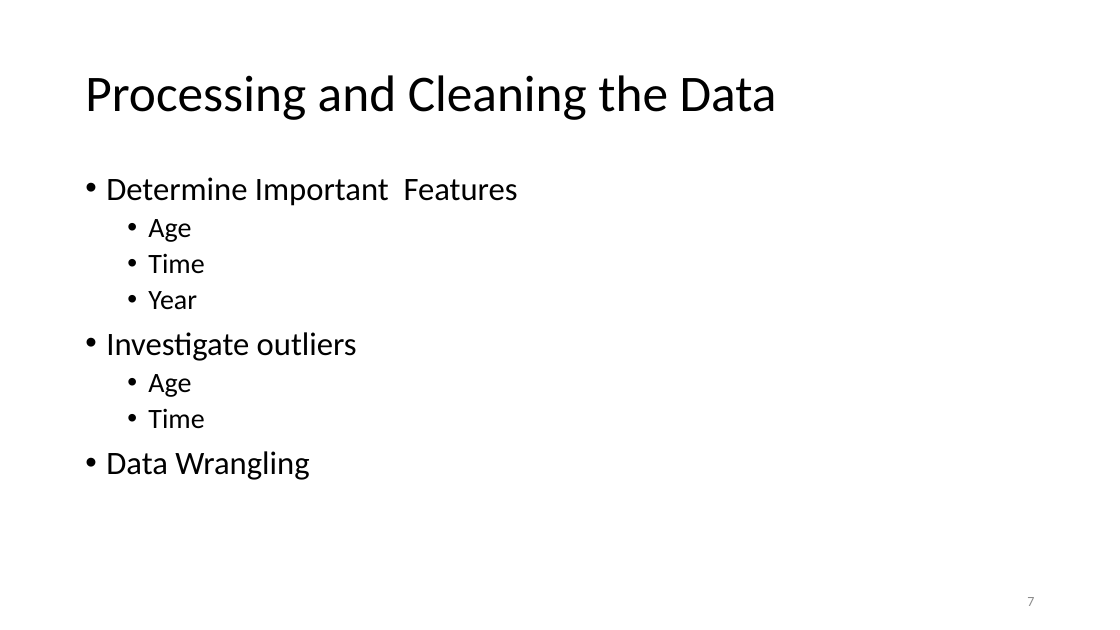
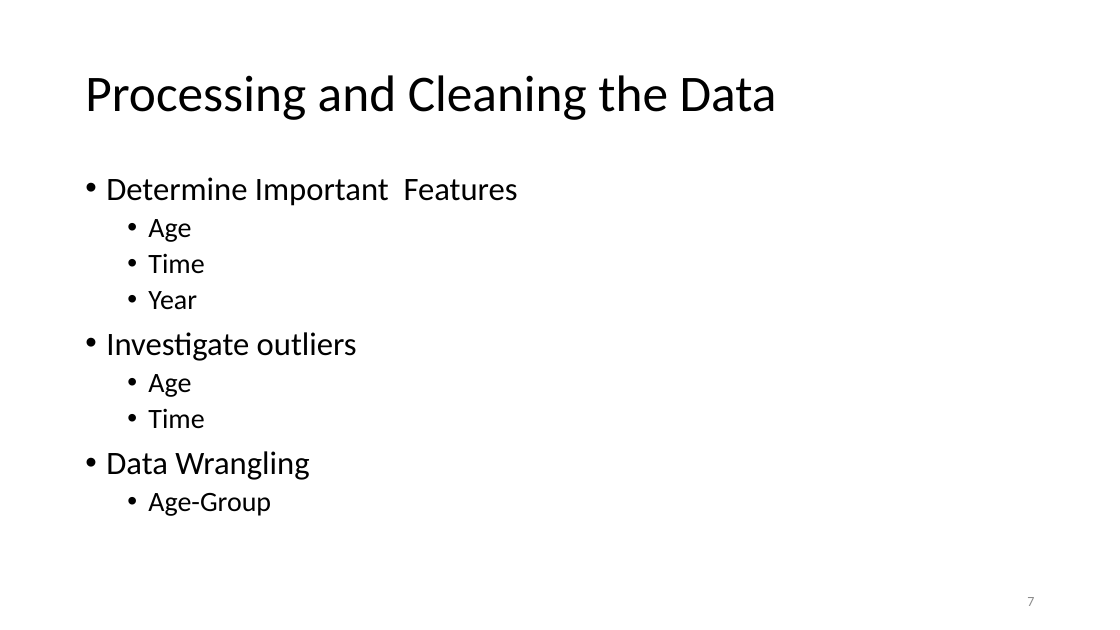
Before and after one commit to elkinst65/QTW_08, a slide deck: slide 7 of infographic.pptx. Drawn at 1120x630 pixels with LibreOffice and Linux fonts; fonts in the diff are those of the drawing. Boxes give left, top, right and bottom in pixels: in the first picture for what was removed or moved away, otherwise in the second. Text is boxed around its words. In the diff, an @@ line names an element or a change of style, - is before the commit and + after.

Commit message:
Add age-group to the Data Wrangling area (slide 7)
Add age-group to the Data Wrangling area (slide 7)

```diff
--- a/infographic.pptx
+++ b/infographic.pptx
@@ text at (x1=148, y1=493, x2=271, y2=516): paragraph added @@
+  • Age-Group
```
